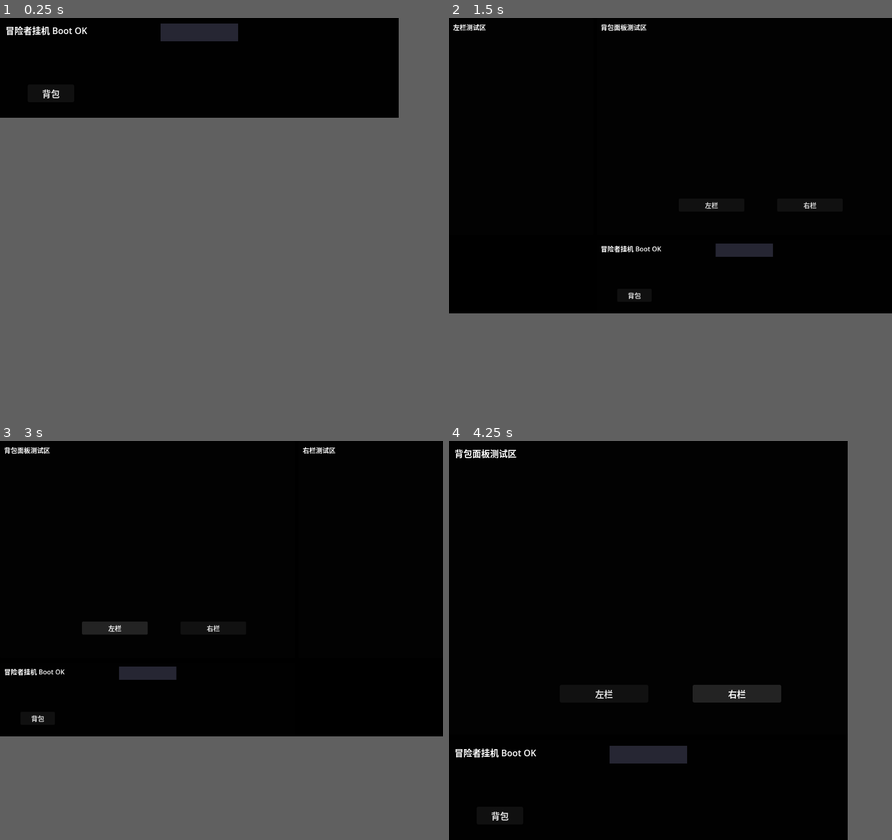
Above: before the commit, frames 1-4 (two rows, left to right).
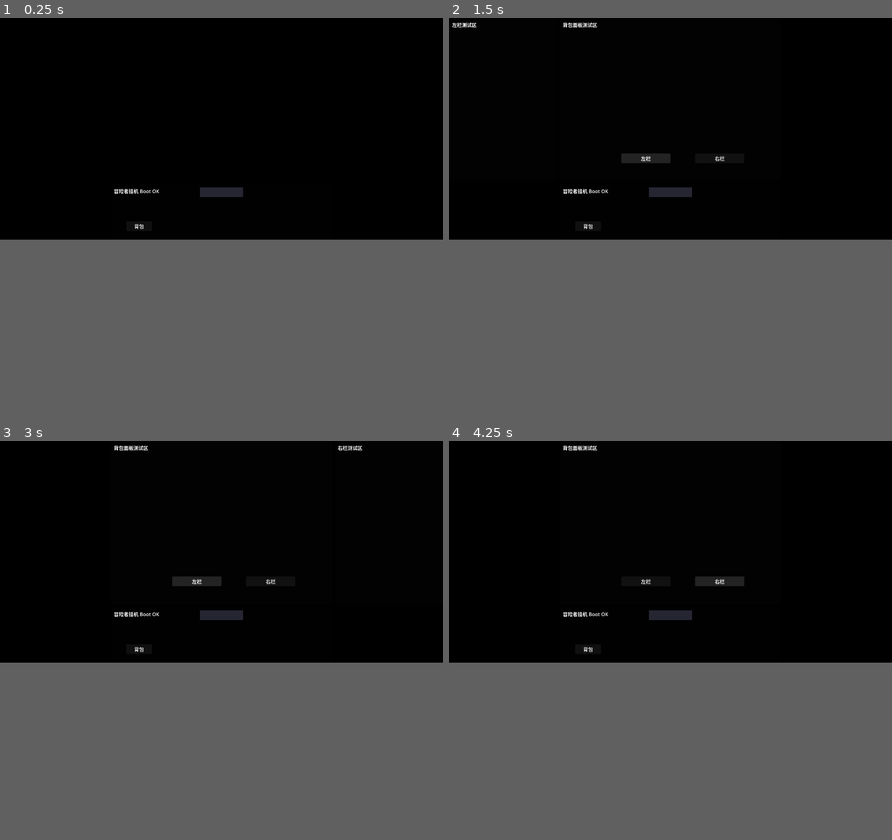
Above: after the commit, the same moments.

Repository: xiaowei2016/roguefall
Game: Godot game, scene res://scenes/main.tscn
Same seed, same stepped clock (60 frames per second), same inputs: the game is played once before the commit and once after it.
Inputs:
- Up to frame 1 (0.25 s): no input
- Up to frame 2 (1.5 s): click "背包" at 0.5 s; click "左栏" at 1.25 s
- Up to frame 3 (3 s): click "右栏" at 2 s; click "左栏" at 2.75 s
- Up to frame 4 (4.25 s): click "右栏" at 3.5 s
In frame 1 the window is 720x180 before the commit and 800x400 after it. Grey fills any space a smaller window leaves; there, only what the larger window draws over its background counts as a difference.

The runs differ from the first frame. In frame 1, 1.4% of the frame differs, in the area x 1-55%, y 1-53%; in frame 2, 1.6%; in frame 3, 2.0%; in frame 4, 2.9%, in the area x 1-75%, y 1-96%.

Commit message:
fix: keep fixed transparent canvas during mode changes

Diff:
--- a/scripts/main.gd
+++ b/scripts/main.gd
@@ -23,9 +23,15 @@
 	win.always_on_top = true
 	win.unresizable = true
 	win.transparent = true
-	win.size = Vector2i(_BATTLE_W, _BATTLE_H)
+	win.size = Vector2i(1440, 720)
 	win.position = Vector2i(100, 100)
 	win.mouse_passthrough = false
+
+	# 固定节点位置（1440×720 透明画布，只需设置一次）
+	$PanelRoot/LeftPanel.position = Vector2(0, 0)
+	$PanelRoot/CenterPanel.position = Vector2(360, 0)
+	$PanelRoot/RightPanel.position = Vector2(1088, 0)
+	$PanelRoot/BattleBar.position = Vector2(360, 540)
 
 	# 信号连接
 	$PanelRoot/BattleBar/Button.pressed.connect(_on_bag_button_pressed)
@@ -178,81 +184,47 @@
 	return true
 
 
-# === 模式切换 ===
+# === 模式切换（固定 1440×720 画布，只切 visible + polygon）===
 func _apply_mode(mode: Mode) -> void:
 	if mode == _current_mode:
 		print("MODE apply once mode=%d" % mode)
 		return
 	_current_mode = mode
-	var win := get_window()
+
 	var left := $PanelRoot/LeftPanel
 	var center := $PanelRoot/CenterPanel
 	var right := $PanelRoot/RightPanel
 	var battle := $PanelRoot/BattleBar
 
-	# 记录切换前 BattleBar 在屏幕上的锚点
-	var old_anchor: Vector2i = win.position + Vector2i(battle.position)
-
 	match mode:
 		Mode.BATTLE_ONLY:
-			win.size = Vector2i(_BATTLE_W, _BATTLE_H)
 			left.visible = false
 			center.visible = false
 			right.visible = false
-			battle.position = Vector2(0, 0)
-
+			battle.visible = true
 		Mode.CENTER_BATTLE:
-			win.size = Vector2i(_CENTER_W, _CENTER_H + _BATTLE_H)
 			left.visible = false
 			center.visible = true
-			center.position = Vector2(0, 0)
 			right.visible = false
-			battle.position = Vector2(0, _CENTER_H)
-
+			battle.visible = true
 		Mode.LEFT_CENTER_BATTLE:
-			# center.x = PANEL_W + GAP = 360
-			var cx := _PANEL_W + _GAP
-			win.size = Vector2i(cx + _CENTER_W, _CENTER_H + _BATTLE_H)
 			left.visible = true
-			left.position = Vector2(0, 0)
-			center.visible = true
-			center.position = Vector2(cx, 0)
+			center.visible = true
 			right.visible = false
-			battle.position = Vector2(cx, _CENTER_H)
-
+			battle.visible = true
 		Mode.CENTER_RIGHT_BATTLE:
-			var rw := _CENTER_W + _GAP + _PANEL_W  # 1080
-			win.size = Vector2i(rw, _CENTER_H + _BATTLE_H)
 			left.visible = false
 			center.visible = true
-			center.position = Vector2(0, 0)
 			right.visible = true
-			right.position = Vector2(_CENTER_W + _GAP, 0)
-			battle.position = Vector2(0, _CENTER_H)
-
+			battle.visible = true
 		Mode.FULL:
-			var cx := _PANEL_W + _GAP  # 360
-			var rx := cx + _CENTER_W + _GAP  # 1088
-			win.size = Vector2i(rx + _PANEL_W, _CENTER_H + _BATTLE_H)
 			left.visible = true
-			left.position = Vector2(0, 0)
-			center.visible = true
-			center.position = Vector2(cx, 0)
+			center.visible = true
 			right.visible = true
-			right.position = Vector2(rx, 0)
-			battle.position = Vector2(cx, _CENTER_H)
-
-	# 锚点补偿：确保 BattleBar 在屏幕上位置不跳
-	var new_anchor: Vector2i = win.position + Vector2i(battle.position)
-	var delta: Vector2i = old_anchor - new_anchor
-	if delta != Vector2i.ZERO:
-		win.position += delta
+			battle.visible = true
 
 	_apply_passthrough()
-	_clamp_to_screen()
 	_log_layout()
-
-	print("ANCHOR old=%s new=%s delta=%s window_pos=%s" % [old_anchor, new_anchor, delta, win.position])
 
 
 # === 布局日志 ===
@@ -266,13 +238,14 @@
 	var parts: Array[String] = []
 	parts.append("mode=%d" % _current_mode)
 	parts.append("window_size=(%d,%d)" % [win.size.x, win.size.y])
-	parts.append("BattleBar=(%d,%d,%d,%d)" % [int(battle.position.x), int(battle.position.y), int(battle.size.x), int(battle.size.y)])
-	if center.visible:
-		parts.append("CenterPanel=(%d,%d,%d,%d)" % [int(center.position.x), int(center.position.y), int(center.size.x), int(center.size.y)])
-	if left.visible:
-		parts.append("LeftPanel=(%d,%d,%d,%d)" % [int(left.position.x), int(left.position.y), int(left.size.x), int(left.size.y)])
-	if right.visible:
-		parts.append("RightPanel=(%d,%d,%d,%d)" % [int(right.position.x), int(right.position.y), int(right.size.x), int(right.size.y)])
+
+	# 可见面板
+	var vis_parts: Array[String] = []
+	if battle.visible: vis_parts.append("B")
+	if left.visible: vis_parts.append("L")
+	if center.visible: vis_parts.append("C")
+	if right.visible: vis_parts.append("R")
+	parts.append("visible=%s" % "".join(vis_parts))
 
 	# Polygon
 	var poly := get_window().mouse_passthrough_polygon
@@ -281,7 +254,7 @@
 		pts.append("(%d,%d)" % [int(v.x), int(v.y)])
 	parts.append("polygon_points=[%s]" % ", ".join(pts))
 
-	print("LAYOUT %s" % " | ".join(parts))
+	print("MODE %s" % " | ".join(parts))
 
 
 # === 按钮回调 ===
